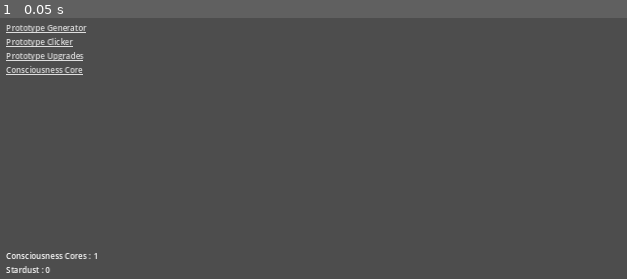
Above: before the commit, frame 1.
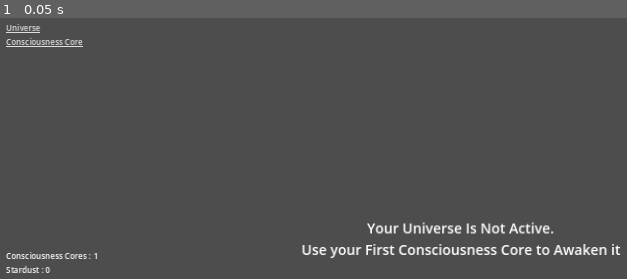
Above: after the commit, the same moment.

Repository: TheSiggs/Stardust
Game: Godot game, scene res://scenes/game/game.tscn
Two runs of this game, one before a commit and one after it. Both use one fixed random seed, a clock stepped at 60 frames per second and the inputs below.
Inputs:
- Up to frame 1 (0.05 s): no input

The runs differ from the first frame. In frame 1, 2.5% of the frame differs, in the area x 0-99%, y 2-92%.

Commit message:
Implement progress tracking for universe and CC

Diff:
--- /dev/null
+++ b/scenes/components/compo_active_effects.gd
@@ -0,0 +1,21 @@
+extends VBoxContainer
+## Displays the Acitve effects of the universe
+
+## References the label to display the SPS (Stardust Per Second)
+@export var stardust_per_second : RichTextLabel
+
+func _ready() -> void:
+	_connect_signals()
+	_update_stardust_per_second()
+
+func _connect_signals() -> void:
+	HandlerStardustGenerator.ref.generator_power_calculated.connect(_on_stardust_generator_power_calculated)
+
+## Updates the stardust per second displayed
+func _update_stardust_per_second() -> void:
+	var text : String = "[b]Stardust/s:[/b] %s" % HandlerStardustGenerator.ref.generator_power
+	stardust_per_second.text = text
+
+## Triggered on generator_power_calculated signal emitted
+func _on_stardust_generator_power_calculated() -> void:
+	_update_stardust_per_second
--- /dev/null
+++ b/scenes/components/compo_progress_bar.tscn
@@ -0,0 +1,23 @@
+[gd_scene load_steps=2 format=3 uid="uid://db1wjy05d3763"]
+
+[ext_resource type="Script" path="res://scenes/views/universe/stardust_milestone_progress.gd" id="1_7l8ge"]
+
+[node name="ProgressBar" type="ProgressBar" node_paths=PackedStringArray("label")]
+custom_minimum_size = Vector2(0, 32)
+show_percentage = false
+script = ExtResource("1_7l8ge")
+label = NodePath("Label")
+
+[node name="Label" type="Label" parent="."]
+layout_mode = 1
+anchors_preset = 8
+anchor_left = 0.5
+anchor_top = 0.5
+anchor_right = 0.5
+anchor_bottom = 0.5
+offset_left = -20.0
+offset_top = -11.5
+offset_right = 20.0
+offset_bottom = 11.5
+grow_horizontal = 2
+grow_vertical = 2
--- a/scenes/user_interface/user_interface.gd
+++ b/scenes/user_interface/user_interface.gd
@@ -7,12 +7,16 @@
 	PROTOTYPE_GENERATOR,
 	PROTOTYPE_CLICKER,
 	PROTOTYPE_UPGRADES,
-	CONSCIOUSNESS_CORE
+	UNIVERSE,
+	CONSCIOUSNESS_CORE,
 }
 
 ## Emitted when something requests the nav.
 signal navigation_requested(view : Views)
 
+## Naivgate to universe view on launch
+func _ready() -> void:
+	navigation_requested.emit(Views.UNIVERSE)
 
 ## Trigered when prototype generator is ui link is clicked
 func _on_prototype_generator_link_pressed() -> void:
@@ -29,3 +33,7 @@
 ## Trigered when CONSCIOUSNESS_CORE is ui link is clicked
 func _on_consciousness_core_link_pressed():
 	navigation_requested.emit(Views.CONSCIOUSNESS_CORE)
+
+## Triggered wh nthe universe link button is clicked
+func _on_universe_link_pressed():
+	navigation_requested.emit(Views.UNIVERSE)
--- a/scenes/user_interface/user_interface.tscn
+++ b/scenes/user_interface/user_interface.tscn
@@ -8,6 +8,7 @@
 [ext_resource type="PackedScene" uid="uid://cvxnswtgf73or" path="res://scenes/prototypes/upgrades/prototype_upgrades.tscn" id="5_icyof"]
 [ext_resource type="Script" path="res://scenes/prototypes/upgrades/prototype_upgrades.gd" id="6_vx85r"]
 [ext_resource type="PackedScene" uid="uid://dplnkbsvaogsg" path="res://scenes/views/consciousness_core/consciousness_core_view.tscn" id="7_0wvws"]
+[ext_resource type="PackedScene" uid="uid://y3cqwmnf8e4x" path="res://scenes/views/universe/universe_view.tscn" id="9_2qyo5"]
 
 [node name="UserInterface" type="Control"]
 layout_mode = 3
@@ -58,16 +59,23 @@
 layout_mode = 2
 
 [node name="PrototypeGeneratorLink" type="LinkButton" parent="HBoxContainer/LeftPanel/VBoxContainer/Navigator/MarginContainer/VBoxContainer"]
+visible = false
 layout_mode = 2
 text = "Prototype Generator"
 
 [node name="PrototypeClickerLink" type="LinkButton" parent="HBoxContainer/LeftPanel/VBoxContainer/Navigator/MarginContainer/VBoxContainer"]
+visible = false
 layout_mode = 2
 text = "Prototype Clicker"
 
 [node name="PrototypeUpgradesLink" type="LinkButton" parent="HBoxContainer/LeftPanel/VBoxContainer/Navigator/MarginContainer/VBoxContainer"]
+visible = false
 layout_mode = 2
 text = "Prototype Upgrades"
+
+[node name="UniverseLink" type="LinkButton" parent="HBoxContainer/LeftPanel/VBoxContainer/Navigator/MarginContainer/VBoxContainer"]
+layout_mode = 2
+text = "Universe"
 
 [node name="ConsciousnessCoreLink" type="LinkButton" parent="HBoxContainer/LeftPanel/VBoxContainer/Navigator/MarginContainer/VBoxContainer"]
 layout_mode = 2
@@ -142,10 +150,16 @@
 [node name="ConsciousnessCoreView" parent="HBoxContainer/MainMenu" node_paths=PackedStringArray("user_interface") instance=ExtResource("7_0wvws")]
 visible = false
 layout_mode = 1
+view = 4
+user_interface = NodePath("../../..")
+
+[node name="UniverseView" parent="HBoxContainer/MainMenu" node_paths=PackedStringArray("user_interface") instance=ExtResource("9_2qyo5")]
+layout_mode = 1
 view = 3
 user_interface = NodePath("../../..")
 
 [connection signal="pressed" from="HBoxContainer/LeftPanel/VBoxContainer/Navigator/MarginContainer/VBoxContainer/PrototypeGeneratorLink" to="." method="_on_prototype_generator_link_pressed"]
 [connection signal="pressed" from="HBoxContainer/LeftPanel/VBoxContainer/Navigator/MarginContainer/VBoxContainer/PrototypeClickerLink" to="." method="_on_prototype_clicker_link_pressed"]
 [connection signal="pressed" from="HBoxContainer/LeftPanel/VBoxContainer/Navigator/MarginContainer/VBoxContainer/PrototypeUpgradesLink" to="." method="_on_prototype_upgrades_link_pressed"]
+[connection signal="pressed" from="HBoxContainer/LeftPanel/VBoxContainer/Navigator/MarginContainer/VBoxContainer/UniverseLink" to="." method="_on_universe_link_pressed"]
 [connection signal="pressed" from="HBoxContainer/LeftPanel/VBoxContainer/Navigator/MarginContainer/VBoxContainer/ConsciousnessCoreLink" to="." method="_on_consciousness_core_link_pressed"]
--- a/scenes/views/consciousness_core/consciousness_core_view.tscn
+++ b/scenes/views/consciousness_core/consciousness_core_view.tscn
@@ -1,6 +1,7 @@
-[gd_scene load_steps=2 format=3 uid="uid://dplnkbsvaogsg"]
+[gd_scene load_steps=3 format=3 uid="uid://dplnkbsvaogsg"]
 
 [ext_resource type="Script" path="res://scenes/views/consciousness_core/consciousness_core_view.gd" id="1_4y38l"]
+[ext_resource type="PackedScene" uid="uid://db1wjy05d3763" path="res://scenes/components/compo_progress_bar.tscn" id="2_aj4d5"]
 
 [node name="ConsciousnessCoreView" type="Control" node_paths=PackedStringArray("ccu_area")]
 layout_mode = 3
@@ -26,7 +27,7 @@
 
 [node name="VBoxContainer" type="VBoxContainer" parent="MarginContainer"]
 layout_mode = 2
-theme_override_constants/separation = 8
+theme_override_constants/separation = 16
 
 [node name="Header" type="Label" parent="MarginContainer/VBoxContainer"]
 layout_mode = 2
@@ -43,3 +44,20 @@
 
 [node name="CCUpgrades" type="VBoxContainer" parent="MarginContainer/VBoxContainer"]
 layout_mode = 2
+size_flags_vertical = 3
+
+[node name="MarginContainer3" type="MarginContainer" parent="MarginContainer/VBoxContainer"]
+layout_mode = 2
+theme_override_constants/margin_left = 16
+theme_override_constants/margin_right = 16
+
+[node name="HSeparator" type="HSeparator" parent="MarginContainer/VBoxContainer/MarginContainer3"]
+layout_mode = 2
+
+[node name="MarginContainer2" type="MarginContainer" parent="MarginContainer/VBoxContainer"]
+layout_mode = 2
+theme_override_constants/margin_left = 64
+theme_override_constants/margin_right = 64
+
+[node name="ProgressBar" parent="MarginContainer/VBoxContainer/MarginContainer2" instance=ExtResource("2_aj4d5")]
+layout_mode = 2
--- /dev/null
+++ b/scenes/views/universe/stardust_milestone_progress.gd
@@ -0,0 +1,25 @@
+extends ProgressBar
+## Displays the next progession toward next Milestone
+
+## Reference to the label displaying numbered progress
+@export var label : Label
+
+## Reference to the Milestone Node
+@onready var milestone : MilestoneStardust = HandlerConsciousnessCore.ref.stardust_milestone
+
+func _ready() -> void:
+	_connect_signals()
+
+func _connect_signals() -> void:
+	milestone.progressed.connect(_on_milestone_change)
+	milestone.new_milestone_created.connect(_on_milestone_change)
+
+func _update_progress() -> void:
+	max_value = milestone.stardust_goal
+	value = milestone.stardust_progress
+
+	label.text = "%s / %s" % [milestone.stardust_progress, milestone.stardust_goal]
+
+## Triggered when an ew milestone is created or when the current milestones progresses
+func _on_milestone_change() -> void:
+	_update_progress()
--- /dev/null
+++ b/scenes/views/universe/universe_view.gd
@@ -0,0 +1,28 @@
+class_name ViewUniverse
+extends View
+## Main view of the game displaying Universe relation info
+
+## Text to display on launch of game
+@export var intro_text : Label
+## main content to display once the layer has been created
+@export var main_content : MarginContainer
+
+func _ready() -> void:
+	super()
+	_init_view()
+
+## Dispalys the relevant content based on CCU01 status
+func _init_view() -> void:
+	if not Game.ref.data.cc_upgrades.u_01_stardust_generation_level:
+		intro_text.visible = true
+		main_content.visible = false
+		HandlerCCUpgrades.ref.u_01_stardust_generation.leveled_up.connect(_on_ccu01_level_up)
+	else:
+		intro_text.visible = false
+		main_content.visible = true
+
+## Wait for CCU01 to be bought
+func _on_ccu01_level_up() -> void:
+		intro_text.visible = false
+		main_content.visible = true
+		HandlerCCUpgrades.ref.u_01_stardust_generation.leveled_up.disconnect(_on_ccu01_level_up)
--- /dev/null
+++ b/scenes/views/universe/universe_view.tscn
@@ -0,0 +1,120 @@
+[gd_scene load_steps=4 format=3 uid="uid://y3cqwmnf8e4x"]
+
+[ext_resource type="Script" path="res://scenes/views/universe/universe_view.gd" id="1_2ft08"]
+[ext_resource type="Script" path="res://scenes/components/compo_active_effects.gd" id="2_77xqt"]
+[ext_resource type="PackedScene" uid="uid://db1wjy05d3763" path="res://scenes/components/compo_progress_bar.tscn" id="3_il2tp"]
+
+[node name="UniverseView" type="Control" node_paths=PackedStringArray("intro_text", "main_content")]
+layout_mode = 3
+anchors_preset = 15
+anchor_right = 1.0
+anchor_bottom = 1.0
+grow_horizontal = 2
+grow_vertical = 2
+script = ExtResource("1_2ft08")
+intro_text = NodePath("IntroText")
+main_content = NodePath("MainMargin")
+
+[node name="MainMargin" type="MarginContainer" parent="."]
+layout_mode = 1
+anchors_preset = 15
+anchor_right = 1.0
+anchor_bottom = 1.0
+grow_horizontal = 2
+grow_vertical = 2
+theme_override_constants/margin_left = 64
+theme_override_constants/margin_top = 64
+theme_override_constants/margin_right = 64
+theme_override_constants/margin_bottom = 64
+
+[node name="VBoxContainer" type="VBoxContainer" parent="MainMargin"]
+layout_mode = 2
+theme_override_constants/separation = 16
+
+[node name="Header" type="Label" parent="MainMargin/VBoxContainer"]
+layout_mode = 2
+theme_type_variation = &"HeaderLarge"
+text = "Universe"
+
+[node name="MarginContainer" type="MarginContainer" parent="MainMargin/VBoxContainer"]
+layout_mode = 2
+theme_override_constants/margin_left = 16
+theme_override_constants/margin_right = 16
+
+[node name="HSeparator" type="HSeparator" parent="MainMargin/VBoxContainer/MarginContainer"]
+layout_mode = 2
+
+[node name="MarginContainer2" type="MarginContainer" parent="MainMargin/VBoxContainer"]
+layout_mode = 2
+size_flags_vertical = 3
+theme_override_constants/margin_left = 64
+
+[node name="VBoxContainer" type="VBoxContainer" parent="MainMargin/VBoxContainer/MarginContainer2" node_paths=PackedStringArray("stardust_per_second")]
+layout_mode = 2
+theme_override_constants/separation = 16
+script = ExtResource("2_77xqt")
+stardust_per_second = NodePath("StardustPerSecond")
+
+[node name="Label" type="Label" parent="MainMargin/VBoxContainer/MarginContainer2/VBoxContainer"]
+layout_mode = 2
+theme_type_variation = &"HeaderMedium"
+text = "Active Effects:"
+
+[node name="MarginContainer" type="MarginContainer" parent="MainMargin/VBoxContainer/MarginContainer2/VBoxContainer"]
+layout_mode = 2
+theme_override_constants/margin_left = 16
+theme_override_constants/margin_right = 16
+
+[node name="HSeparator" type="HSeparator" parent="MainMargin/VBoxContainer/MarginContainer2/VBoxContainer/MarginContainer"]
+layout_mode = 2
+
+[node name="StardustPerSecond" type="RichTextLabel" parent="MainMargin/VBoxContainer/MarginContainer2/VBoxContainer"]
+layout_mode = 2
+bbcode_enabled = true
+text = "[b]Stardust/s: [/b] <no val>"
+fit_content = true
+
+[node name="Space" type="Control" parent="MainMargin/VBoxContainer/MarginContainer2/VBoxContainer"]
+custom_minimum_size = Vector2(0, 80)
+layout_mode = 2
+
+[node name="StardustMilestones" type="Label" parent="MainMargin/VBoxContainer/MarginContainer2/VBoxContainer"]
+layout_mode = 2
+theme_type_variation = &"HeaderMedium"
+text = "Progress Toward Next Consciousness Core:"
+
+[node name="MarginContainer2" type="MarginContainer" parent="MainMargin/VBoxContainer/MarginContainer2/VBoxContainer"]
+layout_mode = 2
+theme_override_constants/margin_left = 16
+theme_override_constants/margin_right = 16
+
+[node name="HSeparator" type="HSeparator" parent="MainMargin/VBoxContainer/MarginContainer2/VBoxContainer/MarginContainer2"]
+layout_mode = 2
+
+[node name="MarginContainer3" type="MarginContainer" parent="MainMargin/VBoxContainer/MarginContainer2/VBoxContainer"]
+layout_mode = 2
+theme_override_constants/margin_left = 64
+theme_override_constants/margin_right = 64
+
+[node name="ProgressBar" parent="MainMargin/VBoxContainer/MarginContainer2/VBoxContainer/MarginContainer3" instance=ExtResource("3_il2tp")]
+layout_mode = 2
+
+[node name="IntroText" type="Label" parent="."]
+visible = false
+layout_mode = 1
+anchors_preset = 8
+anchor_left = 0.5
+anchor_top = 0.5
+anchor_right = 0.5
+anchor_bottom = 0.5
+offset_left = -20.0
+offset_top = -11.5
+offset_right = 20.0
+offset_bottom = 11.5
+grow_horizontal = 2
+grow_vertical = 2
+theme_type_variation = &"HeaderLarge"
+text = "Your Universe Is Not Active.
+Use your First Consciousness Core to Awaken it"
+horizontal_alignment = 1
+vertical_alignment = 1
--- a/scripts/handlers/handler_stardust_generator.gd
+++ b/scripts/handlers/handler_stardust_generator.gd
@@ -14,6 +14,9 @@
 		ref = self
 		return
 	queue_free()
+
+## Emmiteed when generator power was calculated
+signal generator_power_calculated
 
 ## Reference to generator timer
 @export var timer : Timer
@@ -46,3 +49,5 @@
 	var new_power : int = 1
 	new_power += Game.ref.data.cc_upgrades.u_02_stardust_boost_level
 	generator_power = new_power
+
+	generator_power_calculated.emit()
--- a/scripts/milestones/stardust_milestones.gd
+++ b/scripts/milestones/stardust_milestones.gd
@@ -1,6 +1,12 @@
 class_name MilestoneStardust
 extends Node
 ## Generate Consciousness Core every X amount of stardust being created
+
+## Emitted when the Milestone progress has changed
+signal progressed
+
+## Emitted when a new milestone is created
+signal new_milestone_created
 
 ## Stardust required to crated next CC
 var stardust_goal : int = -1
@@ -24,6 +30,7 @@
 
 	stardust_progress = transfered_progress
 	universe.stardust_milestone_progress = stardust_progress
+	new_milestone_created.emit()
 
 ## Checks for milestone completion
 func check_for_completion() -> void:
@@ -40,4 +47,6 @@
 func _on_stardust_creation(qty : int) -> void:
 	stardust_progress += qty
 	universe.stardust_milestone_progress = stardust_progress
+
+	progressed.emit()
 	check_for_completion()
Not shown: 1 places in scenes/user_interface/user_interface.tscn that only renumber resources
